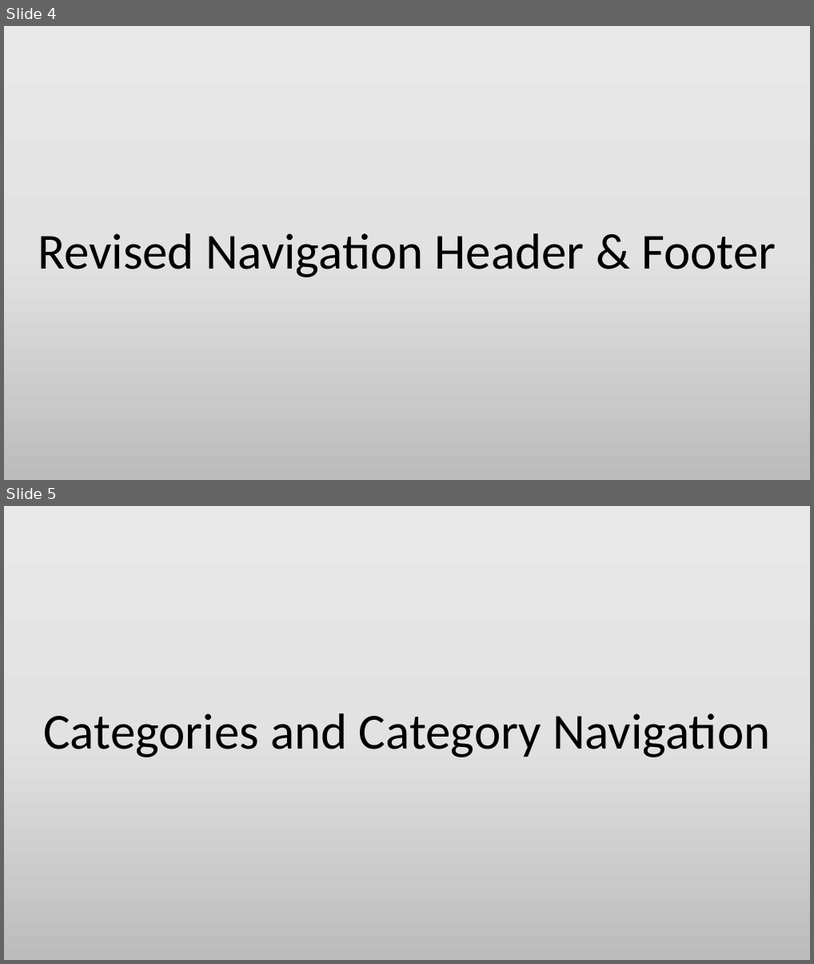
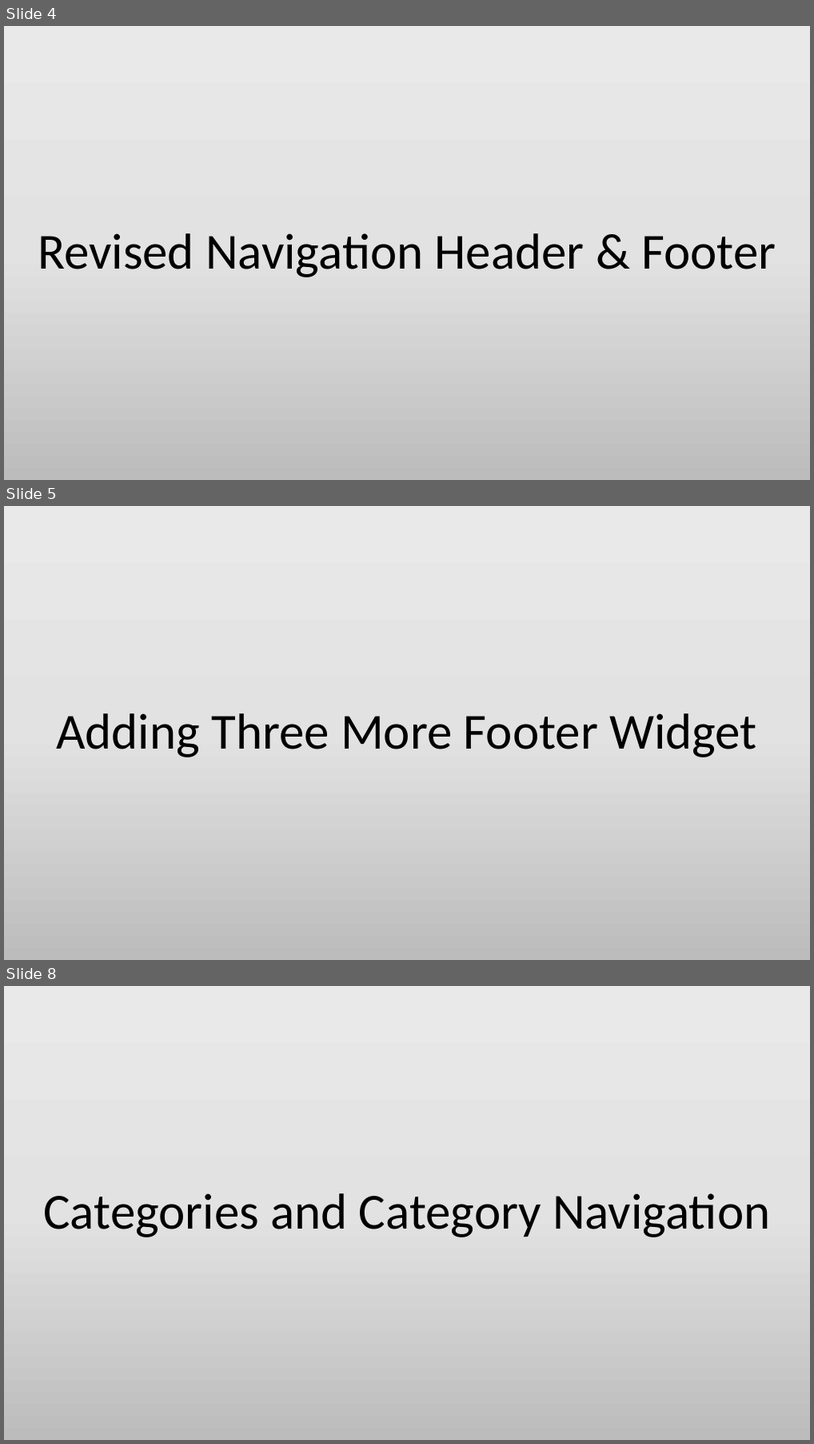
Before and after one commit to min-naing/Wordpress-Tuto-PowerPoint, a slide deck: 4. Building a Blog Style Home Page Site.pptx. Shown one above the other, each under a label of ours: slides 4 and 5 before the commit, slides 4, 5 and 8 after it; the slides between them are not shown. The pictures are 814x964 and 814x1444 pixels, drawn with LibreOffice and Linux fonts; fonts in the diff are those of the drawing. Boxes give left, top, right and bottom in pixels: in the first picture for what was removed or moved away, otherwise in the second. Text is boxed around its words. In the diff, an @@ line names an element or a change of style, - is before the commit and + after.

```diff
--- a/4. Building a Blog Style Home Page Site.pptx
+++ b/4. Building a Blog Style Home Page Site.pptx
@@ slide 5 added at bbox=[4, 506, 810, 960], background gradient #EBEAEA to #E4E3E3 to #BDBCBC @@
@@ title added at bbox=[56, 713, 758, 757], 60 pt, text #000000 @@
+Adding Three More Footer Widget
@@ what was slide 5 is now slide 8 @@
```
Also in this commit, not shown: 2 slides changed, 2 other slides added, 1 other file.
